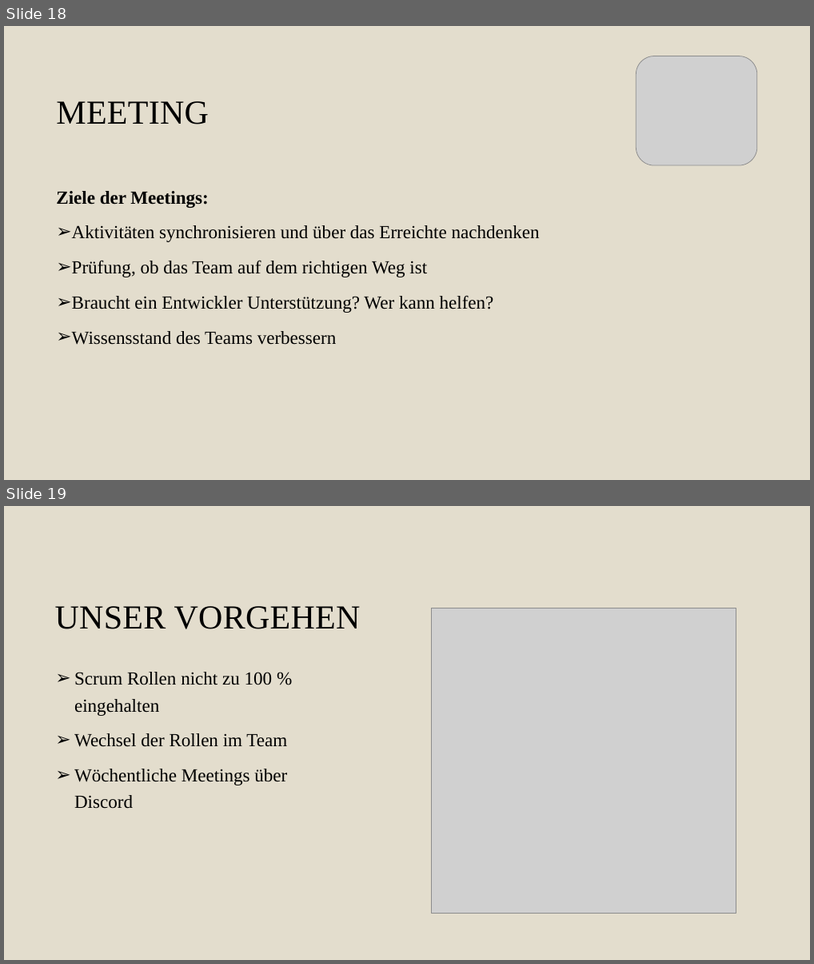
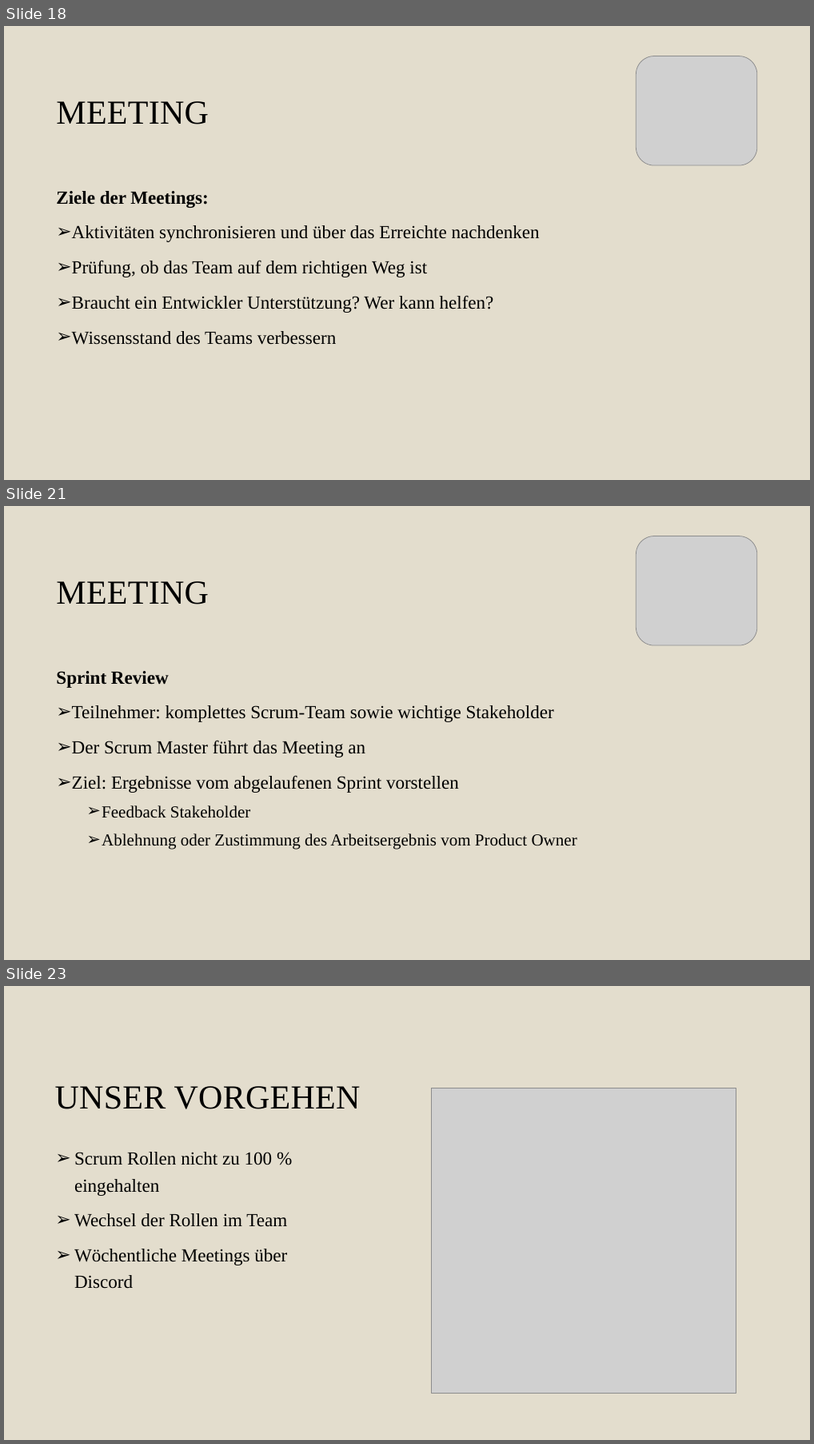
Before and after one commit to DaM1eN02/product-navigator-fallstudie, a slide deck: Präsentation Projektmanagement.pptx. Shown one above the other, each under a label of ours: slides 18 and 19 before the commit, slides 18, 21 and 23 after it; the slides between them are not shown. The pictures are 814x964 and 814x1444 pixels, drawn with LibreOffice and Linux fonts; fonts in the diff are those of the drawing; grey boxes stand for pictures. Boxes give left, top, right and bottom in pixels: in the first picture for what was removed or moved away, otherwise in the second. Text is boxed around its words. In the diff, an @@ line names an element or a change of style, - is before the commit and + after.

```diff
--- a/Präsentation Projektmanagement.pptx
+++ b/Präsentation Projektmanagement.pptx
@@ slide 21 added at box(4, 506, 810, 960), background #C9BC9C at 50% opacity @@
@@ picture added at box(636, 536, 757, 646) @@
@@ title added at box(56, 581, 208, 604), 40 pt, text #000000 @@
+MEETING
@@ text added at box(56, 671, 578, 849), 22 pt, text #000000 @@
+Sprint Review
+➢ Teilnehmer: komplettes Scrum-Team sowie wichtige Stakeholder
+➢ Der Scrum Master führt das Meeting an
+➢ Ziel: Ergebnisse vom abgelaufenen Sprint vorstellen
+  ➢ Feedback Stakeholder
+  ➢ Ablehnung oder Zustimmung des Arbeitsergebnis vom Product Owner
@@ what was slide 19 is now slide 23 @@
```
Also in this commit, not shown: 3 other slides added.
